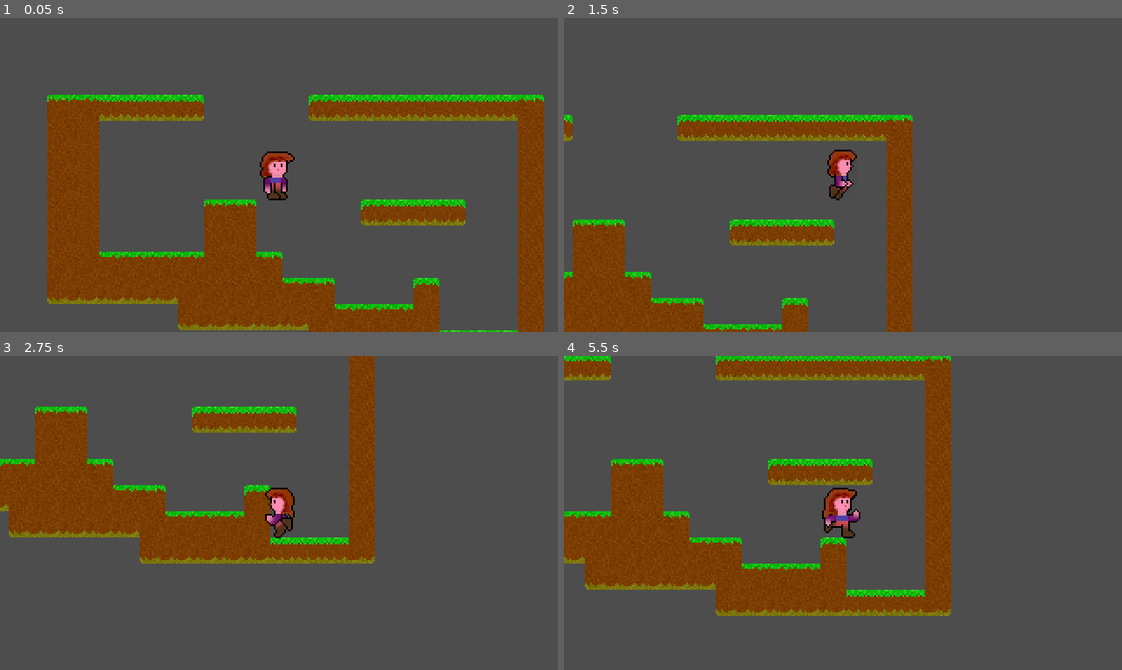
Above: before the commit, frames 1-4 (two rows, left to right).
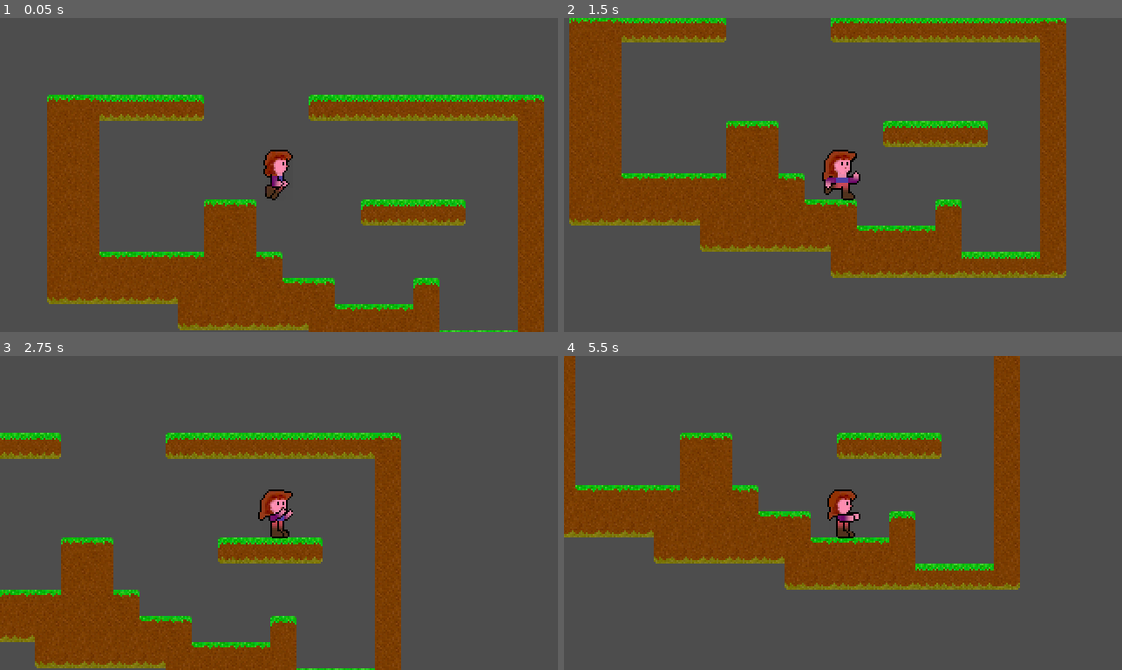
Above: after the commit, the same moments.

Repository: Teaching-myself-Godot/godot-zelia
Game: Godot game, scene res://world.tscn
The game is run twice, just before and just after one commit, with the same random seed, the same clock (stepped at 60 frames per second) and the same inputs.
Inputs (mouse positions are in pixels of both pictures, inside the frame that each line leads up to):
- Up to frame 1 (0.05 s): no input
- Up to frame 2 (1.5 s): tap Enter at 0.5 s; move the mouse to (965, 159) at 0.52 s; press the mouse at (965, 159) at 0.53 s; hold D (Run right) from 0.53 s (still down); tap W (Jump) at 0.77, 0.8, 1.07, 1.35 s; move the mouse to (731, 190) at 1.27 s; release the mouse at (731, 190) at 1.28 s
- Up to frame 3 (2.75 s): tap W (Jump) at 1.52, 1.82, 2.3 s; click (167, 528) at 1.55 s; move the mouse to (334, 443) at 2.02 s; release D (Run right) at 2.03 s; press the mouse at (334, 443) at 2.03 s; hold A (Run left) from 2.03 s (still down)
- Up to frame 4 (5.5 s): move the mouse to (815, 575) at 2.77 s; release A (Run left) at 2.78 s; release the mouse at (815, 575) at 2.78 s; hold D (Run right) 2.78-4.28 s; click (815, 575) at 2.85 s; tap W (Jump) at 3.02, 3.32, 3.6, 3.77, 4.07, 4.52, 4.82, 5.3 s; move the mouse to (1010, 560) at 3.52 s; move the mouse to (675, 465) at 4.27 s; hold A (Run left) 4.28-5.03 s; click (675, 465) at 4.35 s; move the mouse to (870, 513) at 5.02 s; press the mouse at (870, 513) at 5.03 s; hold D (Run right) from 5.03 s (still down)

The runs differ from the first frame. In frame 1, 0.5% of the frame differs, in the area x 46-53%, y 41-59%; in frame 2, 41%, in the area x 0-90%, y 0-100%; in frame 3, 34%; in frame 4, 34%.

Commit message:
use my own tutorial for day-3 part 1.

Diff:
--- a/player/player.gd
+++ b/player/player.gd
@@ -1,11 +1,13 @@
 extends CharacterBody2D
 
 enum Orientation   { LEFT, RIGHT }
-enum MovementState { IDLE, RUNNING, AIRBORNE }
+enum MovementState { IDLE, RUNNING, AIRBORNE, CASTING }
 
 # I removed the exports for now, no debugging needed at the moment
 var movement_state : int
 var orientation    : int
+
+@export var cast_angle : float
 
 # Get the gravity from the project settings so you can sync with rigid body nodes.
 # NOTE: I changed the default from 980 to 1300, Zelia jumps high yet falls fast.
@@ -14,6 +16,129 @@
 var speed      = 120.0
 # Funnily the original game had jump_speed set to -4.0 and gravity to 13.0
 var jump_speed = -400.0
+
+func get_l_stick_axis_vec() -> Vector2:
+	return Vector2(
+		Input.get_joy_axis(0, JOY_AXIS_LEFT_X),
+		Input.get_joy_axis(0, JOY_AXIS_LEFT_Y)
+	)
+
+# Vector from player to mouse position
+func get_mouse_vec_to_player() -> Vector2:
+	return get_global_mouse_position() - position
+
+# base the angle of casting on the position of the mouse relative to Zelia
+func set_cast_angle():
+	if Input.is_action_pressed("Left mouse button"):
+		cast_angle = get_mouse_vec_to_player().normalized().angle()
+	else:
+		cast_angle = get_l_stick_axis_vec().normalized().angle()
+
+# Set initial movement state
+func set_movement_state():
+	if Input.is_action_pressed("Fireball button"):
+		movement_state = MovementState.CASTING
+		set_cast_angle()
+	elif is_on_floor():
+		movement_state = MovementState.IDLE
+	else:
+		movement_state = MovementState.AIRBORNE
+
+# She cannot run or move on x-axis in the air while casting
+# base her orientation on the angle of casting as well
+func handle_casting():
+	velocity.x = 0
+	if cast_angle > -(PI * 0.5) and cast_angle < PI * 0.5:
+		orientation = Orientation.RIGHT
+	else:
+		orientation = Orientation.LEFT
+
+func handle_airborne():
+	# If she's airborne right now
+	if is_on_floor():
+		# .. and hits the floor, she's idle
+		movement_state = MovementState.IDLE
+	elif Input.is_action_pressed("Run right"):
+		# Else you can still move her right
+		orientation = Orientation.RIGHT
+		velocity.x = speed
+	elif Input.is_action_pressed("Run left"):
+		# ... and left
+		orientation = Orientation.LEFT
+		velocity.x = -speed
+	else:
+		velocity.x = 0
+
+func handle_running():
+	if Input.is_action_pressed("Run right"):
+		# so we run right when run right is pressed
+		orientation = Orientation.RIGHT
+		movement_state = MovementState.RUNNING
+		velocity.x = speed
+	elif Input.is_action_pressed("Run left"):
+		# .. and left ...
+		orientation = Orientation.LEFT
+		movement_state = MovementState.RUNNING
+		velocity.x = -speed
+	else:
+		# and stand idle if no x-movement button is pressed
+		velocity.x = 0
+		movement_state = MovementState.IDLE
+
+func handle_jumping():
+	# Handle Jump, only when on the floor
+	if Input.is_action_just_pressed("Jump") and is_on_floor():
+		$JumpSound.play()
+		movement_state = MovementState.AIRBORNE
+		velocity.y = jump_speed
+
+func handle_movement_state():
+	if movement_state == MovementState.CASTING:
+		handle_casting()
+	elif movement_state == MovementState.AIRBORNE:
+		handle_airborne()
+	else:
+		handle_running()
+		handle_jumping()
+
+# Determine the casting sprite name based on decimal degrees
+func get_casting_sprite(deg) -> String:
+	var casting_left  = (deg > 120 and deg < 180) or (deg > -180 and deg < -120)
+	var casting_right = deg > -60  and deg < 60
+	var casting_up    = deg > -140 and deg < -20
+	var casting_down  = deg > 30   and deg < 150
+
+	if casting_up and (casting_right or casting_left):
+		return "casting_diag_up"
+	elif casting_down and (casting_right or casting_left):
+		return "casting_down"
+	elif casting_up:
+		return "casting_up"
+	elif casting_down:
+		return "casting_down"
+	else:
+		return "casting_forward"
+
+# Determine sprite based on movement state
+func set_current_sprite():
+	match (movement_state):
+		MovementState.RUNNING:
+			$AnimatedSprite2D.animation = "running"
+		# This was added
+		MovementState.AIRBORNE:
+			$AnimatedSprite2D.animation = "jumping"
+		MovementState.CASTING:
+			# when casting invoge get_casting_sprite
+			$AnimatedSprite2D.animation = get_casting_sprite(rad_to_deg(cast_angle))
+		_: # MovementState.IDLE
+			$AnimatedSprite2D.animation = "idle"
+
+# Determine sprite-flip based on orientation
+func flip_current_sprite():
+	if orientation == Orientation.LEFT:
+		$AnimatedSprite2D.flip_h = true
+	else:
+		$AnimatedSprite2D.flip_h = false
 
 # No changes here
 func _ready():
@@ -26,60 +151,15 @@
 	# Apply the gravity.
 	velocity.y += gravity * delta
 
-	# Update the MovementState based on the collisions observed
-	if movement_state == MovementState.AIRBORNE:
-		# If she's airborne right now
-		if is_on_floor():
-			# .. and hits the floor, she's idle
-			movement_state = MovementState.IDLE
-		elif Input.is_action_pressed("Run right"):
-			# Else you can still move her right
-			orientation = Orientation.RIGHT
-			velocity.x = speed
-		elif Input.is_action_pressed("Run left"):
-			# ... and left
-			orientation = Orientation.LEFT
-			velocity.x = -speed
-		else:
-			velocity.x = 0
-	else:
-		# Else we are not airborne right now
-		if Input.is_action_pressed("Run right"):
-			# so we run right when run right is pressed
-			orientation = Orientation.RIGHT
-			movement_state = MovementState.RUNNING
-			velocity.x = speed
-		elif Input.is_action_pressed("Run left"):
-			# .. and left ...
-			orientation = Orientation.LEFT
-			movement_state = MovementState.RUNNING
-			velocity.x = -speed
-		else:
-			# and stand idle if no x-movement button is pressed
-			velocity.x = 0
-			movement_state = MovementState.IDLE
+	# Set, and handle movement state
+	set_movement_state()
+	handle_movement_state()
 
-	# Handle Jump, only when on the floor
-	if Input.is_action_just_pressed("Jump") and is_on_floor():
-		$JumpSound.play()
-		movement_state = MovementState.AIRBORNE
-		velocity.y = jump_speed
+	# Set the correct sprite based on movement state
+	set_current_sprite()
 
-	# This code has not changed
-	match (movement_state):
-		MovementState.RUNNING:
-			$AnimatedSprite2D.animation = "running"
-		# This was added
-		MovementState.AIRBORNE:
-			$AnimatedSprite2D.animation = "jumping"
-		_: # MovementState.IDLE
-			$AnimatedSprite2D.animation = "idle"
+	# Determine sprite-flip based on orientation
+	flip_current_sprite()
 
-	# Neither had this
-	if orientation == Orientation.LEFT:
-		$AnimatedSprite2D.flip_h = true
-	else:
-		$AnimatedSprite2D.flip_h = false
-
-	# Yet this is new
+	# Apply 2d physics engine's movement
 	move_and_slide()
--- a/player/player.tscn
+++ b/player/player.tscn
@@ -27,20 +27,35 @@
 animations = [{
 "frames": [{
 "duration": 1.0,
+"texture": ExtResource("3_y5vui")
+}],
+"loop": true,
+"name": &"casting_diag_up",
+"speed": 5.0
+}, {
+"frames": [{
+"duration": 1.0,
 "texture": ExtResource("1_31c4n")
+}],
+"loop": true,
+"name": &"casting_down",
+"speed": 15.0
 }, {
+"frames": [{
 "duration": 1.0,
 "texture": ExtResource("2_kbwpm")
+}],
+"loop": true,
+"name": &"casting_forward",
+"speed": 5.0
 }, {
-"duration": 1.0,
-"texture": ExtResource("3_y5vui")
-}, {
+"frames": [{
 "duration": 1.0,
 "texture": ExtResource("4_s3g7l")
 }],
 "loop": true,
-"name": &"casting",
-"speed": 15.0
+"name": &"casting_up",
+"speed": 5.0
 }, {
 "frames": [{
 "duration": 1.0,
@@ -135,7 +150,7 @@
 
 [node name="AnimatedSprite2D" type="AnimatedSprite2D" parent="."]
 sprite_frames = SubResource("SpriteFrames_fpknj")
-animation = &"jumping"
+animation = &"casting_up"
 
 [node name="CollisionShape2D" type="CollisionShape2D" parent="."]
 shape = SubResource("CapsuleShape2D_kk1m4")
--- a/project.godot
+++ b/project.godot
@@ -10,7 +10,7 @@
 
 [application]
 
-config/name="Godot-zelia"
+config/name="Rebuild day 3 Godot-zelia"
 run/main_scene="res://world.tscn"
 config/features=PackedStringArray("4.1", "GL Compatibility")
 config/icon="res://icon.svg"
@@ -46,6 +46,17 @@
 , Object(InputEventKey,"resource_local_to_scene":false,"resource_name":"","device":-1,"window_id":0,"alt_pressed":false,"shift_pressed":false,"ctrl_pressed":false,"meta_pressed":false,"pressed":false,"keycode":0,"physical_keycode":4194320,"key_label":0,"unicode":0,"echo":false,"script":null)
 ]
 }
+"Fireball button"={
+"deadzone": 0.5,
+"events": [Object(InputEventMouseButton,"resource_local_to_scene":false,"resource_name":"","device":-1,"window_id":0,"alt_pressed":false,"shift_pressed":false,"ctrl_pressed":false,"meta_pressed":false,"button_mask":1,"position":Vector2(165, 9),"global_position":Vector2(169, 52),"factor":1.0,"button_index":1,"canceled":false,"pressed":true,"double_click":false,"script":null)
+, Object(InputEventJoypadButton,"resource_local_to_scene":false,"resource_name":"","device":-1,"button_index":1,"pressure":0.0,"pressed":true,"script":null)
+]
+}
+"Left mouse button"={
+"deadzone": 0.5,
+"events": [Object(InputEventMouseButton,"resource_local_to_scene":false,"resource_name":"","device":-1,"window_id":0,"alt_pressed":false,"shift_pressed":false,"ctrl_pressed":false,"meta_pressed":false,"button_mask":1,"position":Vector2(199, 17),"global_position":Vector2(203, 60),"factor":1.0,"button_index":1,"canceled":false,"pressed":true,"double_click":false,"script":null)
+]
+}
 
 [physics]
 
